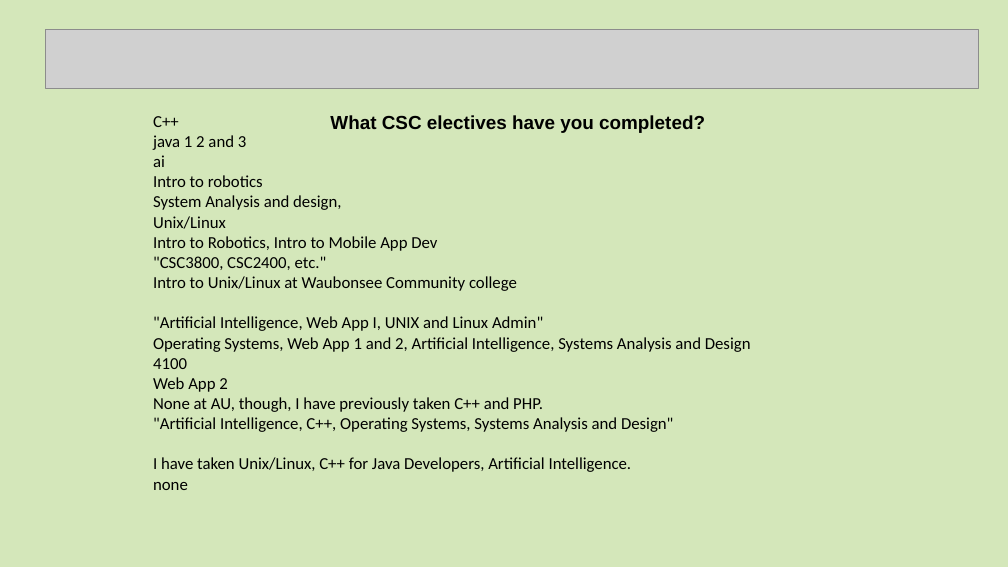
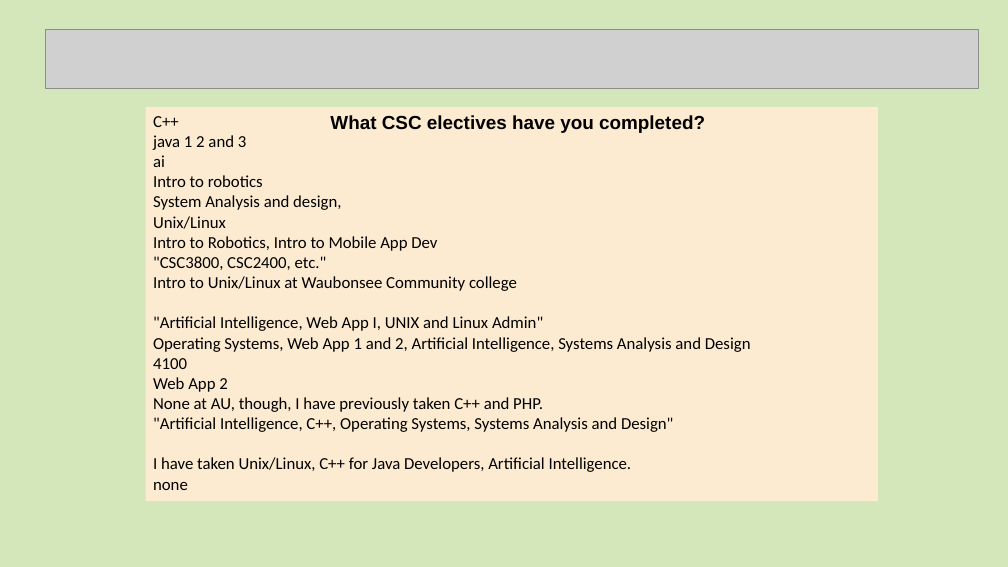
Before and after one commit to dlash02/CSC3510, a slide deck: slide 5 of CSC3510 S2021/Lectures/01 Survey Results.pptx (slide 4 before the commit). Drawn at 1008x567 pixels with LibreOffice and Linux fonts; fonts in the diff are those of the drawing; grey boxes stand for pictures. Boxes give left, top, right and bottom in pixels: in the first picture for what was removed or moved away, otherwise in the second. Text is boxed around its words. In the diff, an @@ line names an element or a change of style, - is before the commit and + after.

```diff
--- a/CSC3510 S2021/Lectures/01 Survey Results.pptx
+++ b/CSC3510 S2021/Lectures/01 Survey Results.pptx
@@ rectangle "C++": place and size @@
-rectangle "C++" at bbox=[153, 116, 751, 490]
+rectangle "C++" at bbox=[146, 107, 879, 501]
@@ rectangle "C++" at bbox=[146, 107, 879, 501]: fill none to #FCEBD1 @@
```
Also in this commit, not shown: 2 other slides changed, 3 slides added, 2 slides removed, 21 other files.
